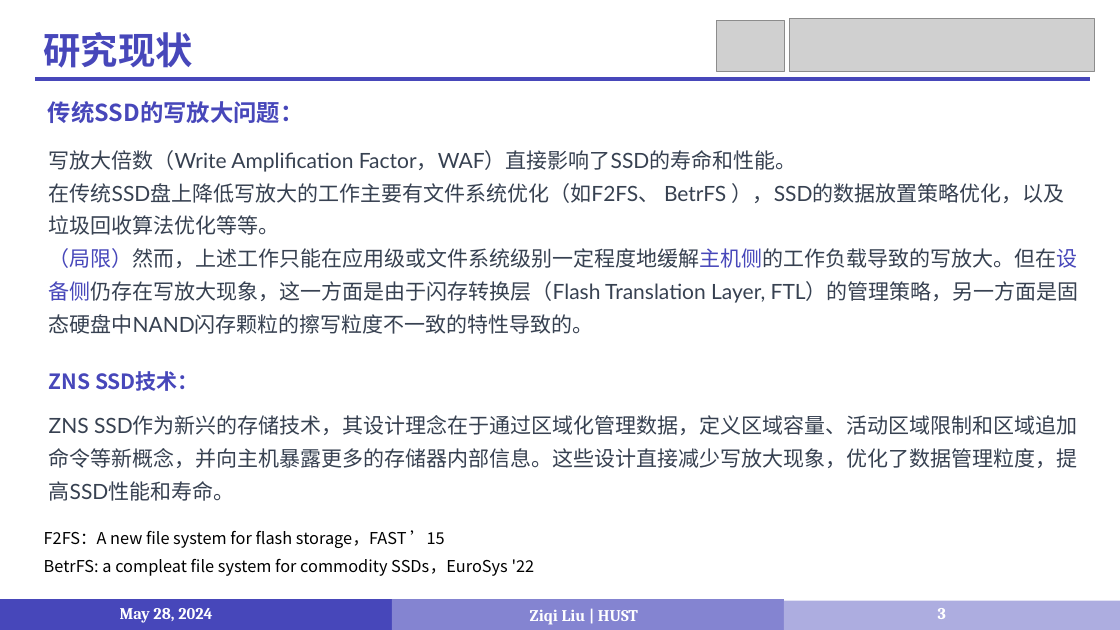
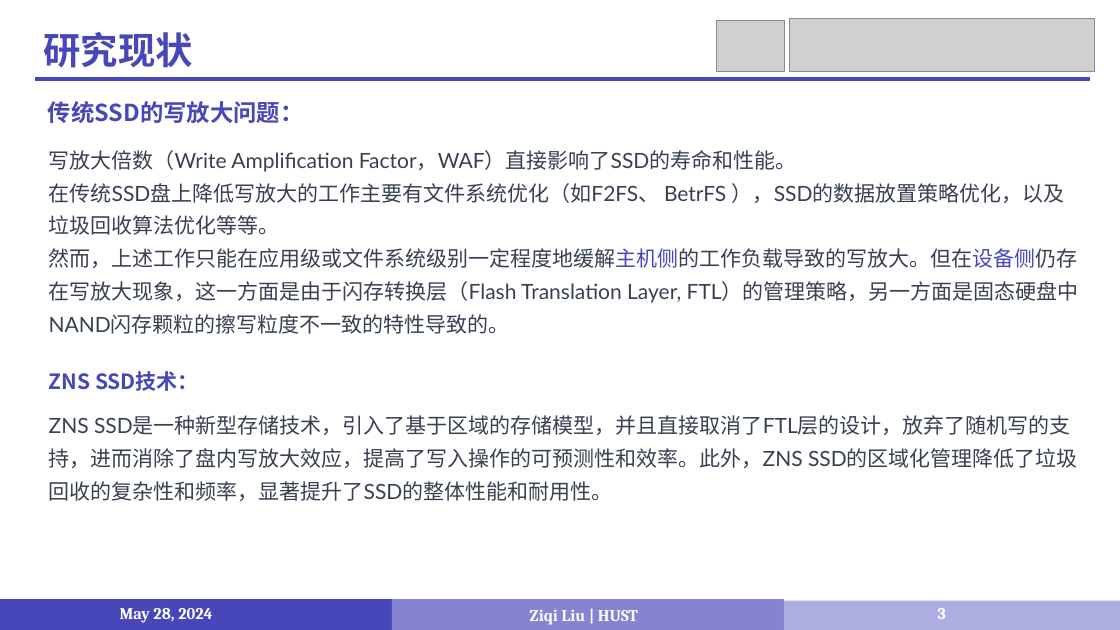
Before and after one commit to LiuziqiOvO/md, a slide deck: slide 3 of 毕设/毕设答辩.pptx. Drawn at 1120x630 pixels with LibreOffice and Linux fonts; fonts in the diff are those of the drawing; grey boxes stand for pictures. Boxes give left, top, right and bottom in pixels: in the first picture for what was removed or moved away, otherwise in the second. Text is boxed around its words. In the diff, an @@ line names an element or a change of style, - is before the commit and + after.

```diff
--- a/毕设/毕设答辩.pptx
+++ b/毕设/毕设答辩.pptx
@@ text at [49,248,1079,334]: text changed @@
-（局限）然而，上述工作只能在应用级或文件系统级别一定程度地缓解主机侧的工作负载导致的写放大。但在设备侧仍存在写放大现象，这一方面是由于闪存转换层（Flash Translation Layer, FTL）的管理策略，另一方面是固态硬盘中NAND闪存颗粒的擦写粒度不一致的特性导致的。
+然而，上述工作只能在应用级或文件系统级别一定程度地缓解主机侧的工作负载导致的写放大。但在设备侧仍存在写放大现象，这一方面是由于闪存转换层（Flash Translation Layer, FTL）的管理策略，另一方面是固态硬盘中NAND闪存颗粒的擦写粒度不一致的特性导致的。
@@ text at [49,415,1071,501]: text changed @@
-ZNS SSD作为新兴的存储技术，其设计理念在于通过区域化管理数据，定义区域容量、活动区域限制和区域追加命令等新概念，并向主机暴露更多的存储器内部信息。这些设计直接减少写放大现象，优化了数据管理粒度，提高SSD性能和寿命。
+ZNS SSD是一种新型存储技术，引入了基于区域的存储模型，并且直接取消了FTL层的设计，放弃了随机写的支持，进而消除了盘内写放大效应，提高了写入操作的可预测性和效率。此外，ZNS SSD的区域化管理降低了垃圾回收的复杂性和频率，显著提升了SSD的整体性能和耐用性。
@@ text removed at [44,530,535,576] @@
-F2FS：A new file system for flash storage，FAST ’15
-BetrFS: a compleat file system for commodity SSDs，EuroSys '22
```
Also in this commit, not shown: 3 other slides changed, 4 slides added, 1 slide removed, 3 other files.
